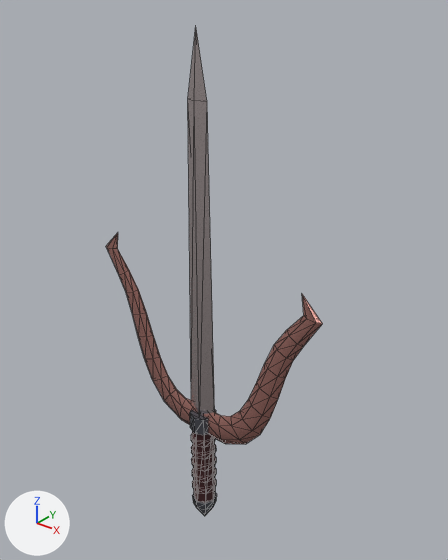
A saved change to the glTF model public/arena/models/npg/stack/hand/07_008_sai.glb.
Camera for both pictures: a camera (50 mm lens) standing at (0.202, -0.232, 0.275) and looking at (0.004, 0.016, 0.122). Every picture has the same lights, and +X, +Y and +Z are marked at lower left. The first picture is the older version. Mesh edges are drawn as thin lines. Vertices at exactly the same position are counted once.

Objects in the first picture: 'Sai'.
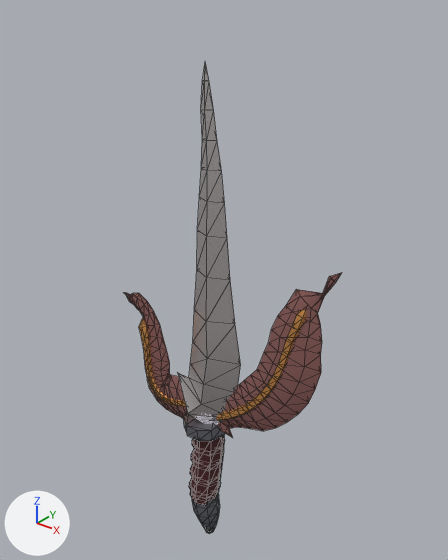
Boxes [x1, y1, x2, y2] around the edits, measured in the pictures (448 x 560 px; the box of a moved part takes in the faces that stretch with it):
'Sai', reshaped
    before: [106, 28, 322, 516]
    after: [124, 62, 342, 534]
part 1 of me_shaft, moved or reshaped
    before: [191, 434, 215, 448]
    after: [192, 439, 225, 456]
part 2 of me_shaft, moved or reshaped
    before: [192, 479, 216, 494]
    after: [191, 449, 209, 471]
part 3 of me_shaft, moved or reshaped
    before: [192, 468, 216, 483]
    after: [190, 464, 222, 485]
part 4 of me_shaft, moved or reshaped
    before: [192, 431, 215, 503]
    after: [189, 478, 220, 499]
part 5 of me_shaft, rebuilt
    before: [203, 294, 322, 444]
    after: [217, 273, 342, 438]
part 6 of me_shaft, rebuilt (15% wider, 68% taller)
    before: [192, 492, 217, 516]
    after: [191, 493, 220, 534]
part 7 of me_shaft, rebuilt (132% wider)
    before: [188, 28, 215, 415]
    after: [177, 62, 241, 438]
part 8 of me_shaft, added
    after: [216, 309, 306, 420]
part 9 of me_shaft, added
    after: [190, 437, 224, 506]
part 10 of me_shaft, added
    after: [183, 412, 226, 441]
part 11 of me_shaft, deleted
    before: [191, 444, 216, 460]
part 12 of me_shaft, deleted
    before: [191, 455, 216, 472]
part 13 of me_shaft, reshaped
    before: [106, 233, 216, 435]
    after: [124, 293, 187, 419]

The edits, one by one:
Material 'edge' (mat_edge) is new.
Its base color is (0.815, 0.366, 0.102) (orange #e9a35a).
Its metallic is 0.6.
Its roughness is 0.3.
me_shaft is used by ob_sai; location (0.0, 0.0, 0.0).
me_shaft had 260 vertices, 476 faces and spanned x -0.077..0.077, y -0.008..0.008, z -0.05..0.256.
me_shaft now has 632 vertices, 1216 faces and spans x -0.065..0.085, y -0.013..0.013, z -0.064..0.241.
me_shaft part 1: the loose piece of 16 vertices spanning x -0.008..0.008, y -0.008..0.008, z 0.015..0.019 is turned 6.4 degrees about the y axis through its middle and scaled by 1.28, then moved by (0.004, 0.0, -0.002).
me_shaft part 2: the loose piece of 16 vertices spanning x -0.008..0.008, y -0.008..0.008, z -0.023..-0.019 is scaled about its middle by (1.29, 1.3, 0.97), then moved by (0.003, 0.0, 0.024).
me_shaft part 3: the loose piece of 16 vertices spanning x -0.008..0.008, y -0.008..0.008, z -0.013..-0.01 is scaled about its middle by (1.29, 1.3, 0.97), then moved by (0.002, 0.0, 0.002).
me_shaft part 4: the loose piece of 16 vertices spanning x -0.007..0.007, y -0.007..0.007, z -0.031..0.025 is scaled about its middle by (1.47, 1.48, 0.0657), then moved by (0.0, 0.0, -0.019).
me_shaft part 5: the loose piece of 61 vertices spanning x 0.0..0.077, y -0.003..0.003, z 0.021..0.139 is rebuilt with 109 vertices and now spans x -0.008..0.085, y -0.003..0.003, z 0.029..0.156.
me_shaft part 6: the loose piece of 17 vertices spanning x -0.008..0.008, y -0.008..0.008, z -0.05..-0.031 is rebuilt with 49 vertices and now spans x -0.009..0.011, y -0.009..0.009, z -0.064..-0.028.
me_shaft part 7: the loose piece of 9 vertices spanning x -0.01..0.01, y -0.003..0.003, z 0.031..0.256 is rebuilt with 49 vertices and now spans x -0.021..0.028, y -0.011..0.011, z 0.025..0.241.
me_shaft part 8: a new loose piece of 91 vertices spanning x 0.005..0.07, y -0.004..0.004, z 0.035..0.133, in mat_edge (orange #e9a35a).
me_shaft part 9: a new loose piece of 32 vertices spanning x -0.01..0.014, y -0.009..0.009, z -0.032..0.026, in mat_wrap (dark red #4a1a1e).
me_shaft part 10: a new loose piece of 20 vertices spanning x -0.011..0.017, y -0.013..0.013, z 0.026..0.035, in mat_cap (grey #8d8f98).
me_shaft part 11: the loose piece of 16 vertices spanning x -0.008..0.008, y -0.008..0.008, z 0.006..0.01 is deleted.
me_shaft part 12: the loose piece of 16 vertices spanning x -0.008..0.008, y -0.008..0.008, z -0.004..0.0 is deleted.
me_shaft part 13: 75 vertices removed from x -0.077..0.008, y -0.008..0.008, z 0.021..0.139; 216 vertices added at x -0.065..-0.004, y -0.004..0.004, z 0.021..0.102.
me_shaft gains material mat_edge (orange #e9a35a).
